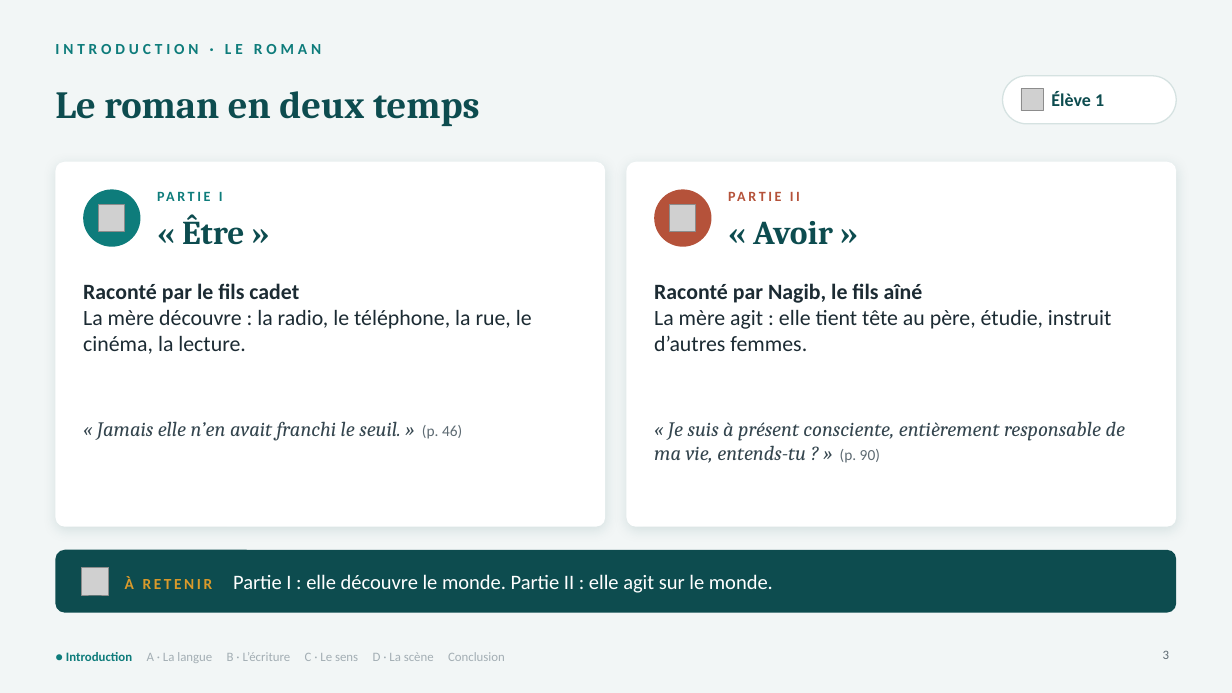
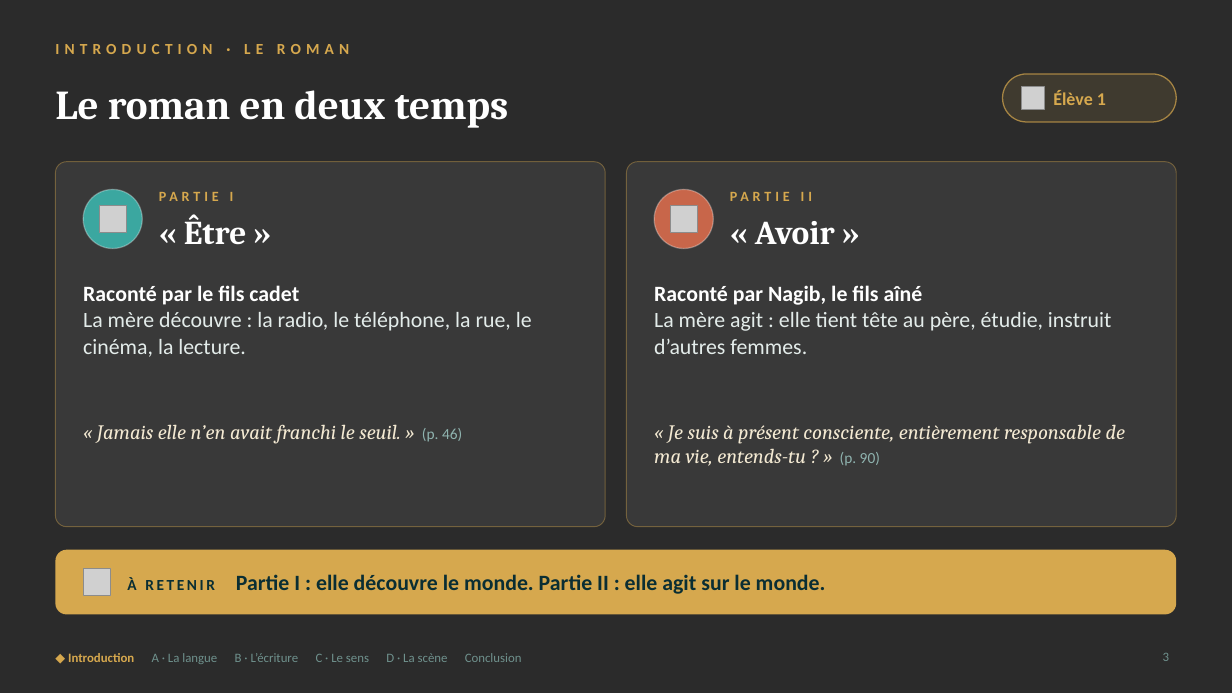
Before and after one commit to Veynoris/Francais-work, a slide deck: slide 3 of output/G4_Presentation.pptx. Drawn at 1232x693 pixels with LibreOffice and Linux fonts; fonts in the diff are those of the drawing; grey boxes stand for pictures; background and template pictures are left out; a plain dark background stands for a picture behind light text. Boxes give left, top, right and bottom in pixels: in the first picture for what was removed or moved away, otherwise in the second. Text is boxed around its words. In the diff, an @@ line names an element or a change of style, - is before the commit and + after.

```diff
--- a/output/G4_Presentation.pptx
+++ b/output/G4_Presentation.pptx
@@ background #F2F6F6 to picture (left out) @@
@@ text "INTRODUCTION · LE ROMAN" at <box>55,44,349,54</box>: text colour #0E7C7B to #D6A84E, letter spacing 3 to 4 pt @@
@@ title "Le roman en deux temps" at <box>55,90,509,128</box>: size 30 to 32 pt, text colour #0D4C4F to #FFFFFF @@
@@ rounded rectangle at <box>1003,74,1177,122</box>: fill #FFFFFF to #D6A84E at 12% opacity; outline #D5E2E1 1 pt to #D6A84E 1 pt @@
@@ text "Élève 1" at <box>1053,90,1106,105</box>: text colour #0D4C4F to #D6A84E @@
@@ rounded rectangle at <box>55,162,605,527</box>: fill #FFFFFF to #FFFFFF at 7% opacity; outline none to #D6A84E 0.75 pt; shadow off; proportions changed @@
@@ rounded rectangle at <box>627,162,1177,527</box>: fill #FFFFFF to #FFFFFF at 7% opacity; outline none to #D6A84E 0.75 pt; shadow off; proportions changed @@
@@ ellipse at <box>83,189,142,249</box>: fill #0E7C7B to #3BA7A0; outline none to #FFFFFF 1 pt @@
@@ text "PARTIE I" at <box>204,192,208,201</box>: text colour #0E7C7B to #D6A84E, letter spacing 2 to 3 pt @@
@@ ellipse at <box>654,189,714,249</box>: fill #B5523A to #C8664A; outline none to #FFFFFF 1 pt @@
@@ text "PARTIE II" at <box>730,188,1155,213</box>: text colour #B5523A to #D6A84E, letter spacing 2 to 3 pt @@
@@ text "« Être »" at <box>184,214,246,244</box>: text colour #0D4C4F to #FFFFFF @@
@@ text "« Avoir »" at <box>755,221,835,245</box>: text colour #0D4C4F to #FFFFFF @@
@@ text "Raconté par le fils cadet" at <box>83,285,532,357</box>: text colour #1C2B33 to #FFFFFF in "Raconté par le fils cadet"; text colour #1C2B33 to #E3ECEA in "La mère découvre : la radio, le ..." @@
@@ text "Raconté par Nagib, le fils ..." at <box>654,285,1111,354</box>: text colour #1C2B33 to #FFFFFF in "Raconté par Nagib, le fils aîné"; text colour #1C2B33 to #E3ECEA in "La mère agit : elle tient tête ..." @@
@@ text "« Jamais elle n’en avait ..." at <box>97,424,462,443</box>: text colour #34454E to #F3E9D2 in "« Jamais elle n’en avait franchi le ..."; text colour #5E6B73 to #8FB3AF in "(p. 46)" @@
@@ text "« Je suis à présent ..." at <box>654,424,1125,466</box>: text colour #34454E to #F3E9D2; text colour #5E6B73 to #8FB3AF in "(p. 90)" @@
@@ rounded rectangle at <box>55,550,1177,615</box>: fill #0D4C4F to #D6A84E; proportions changed @@
@@ text "À RETENIR Partie I : ..." at <box>127,574,826,594</box>: size 16 to 17 pt, text colour #FFFFFF to #0A2E33, bold on in "Partie I : elle découvre le monde. ..."; text colour #D99A2B to #0A2E33 in "À RETENIR" @@
@@ text at <box>68,653,522,664</box>: text changed; text colour #A3AEB4 to #6F918D @@
-● Introduction A · La langue B · L’écriture C · Le sens D · La scène Conclusion
+◆ Introduction A · La langue B · L’écriture C · Le sens D · La scène Conclusion
@@ page number at <box>1163,653,1169,661</box>: text colour #5E6B73 to #6F918D @@
```
Also in this commit, not shown: 22 other slides changed, 2 other files.
